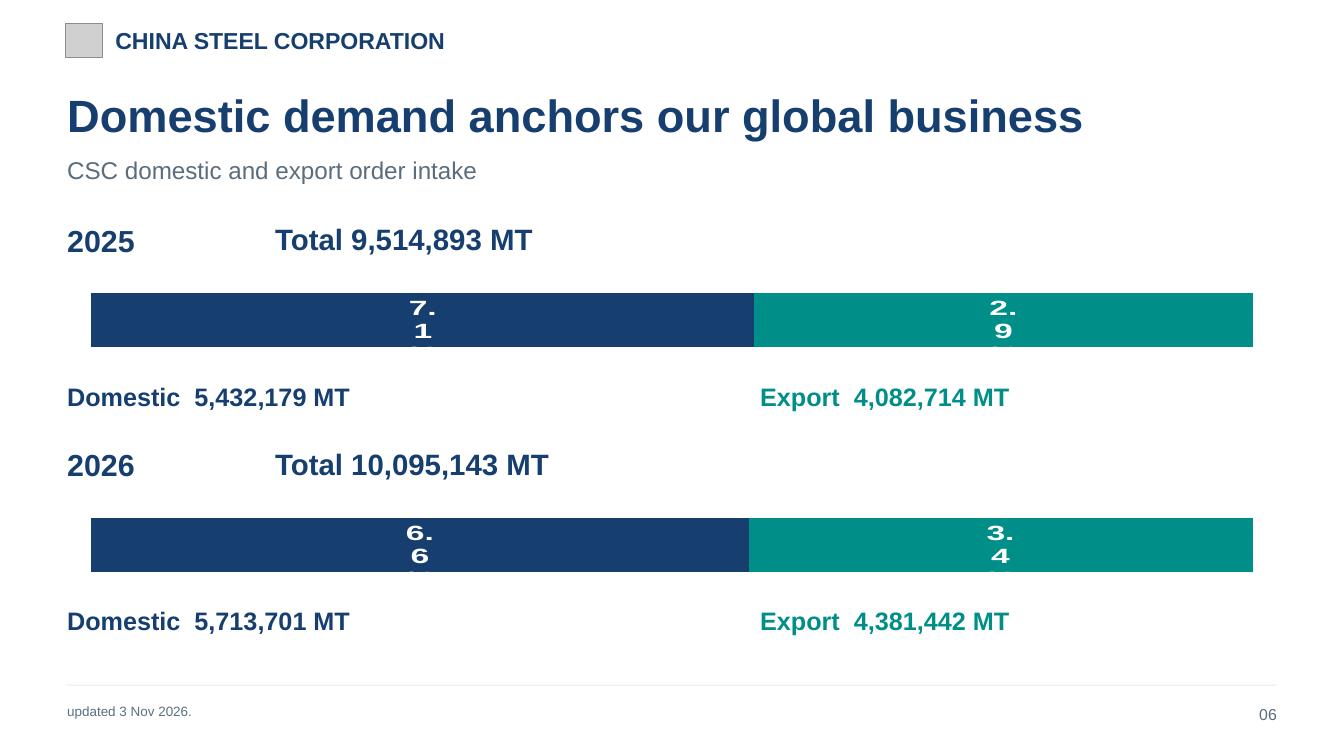
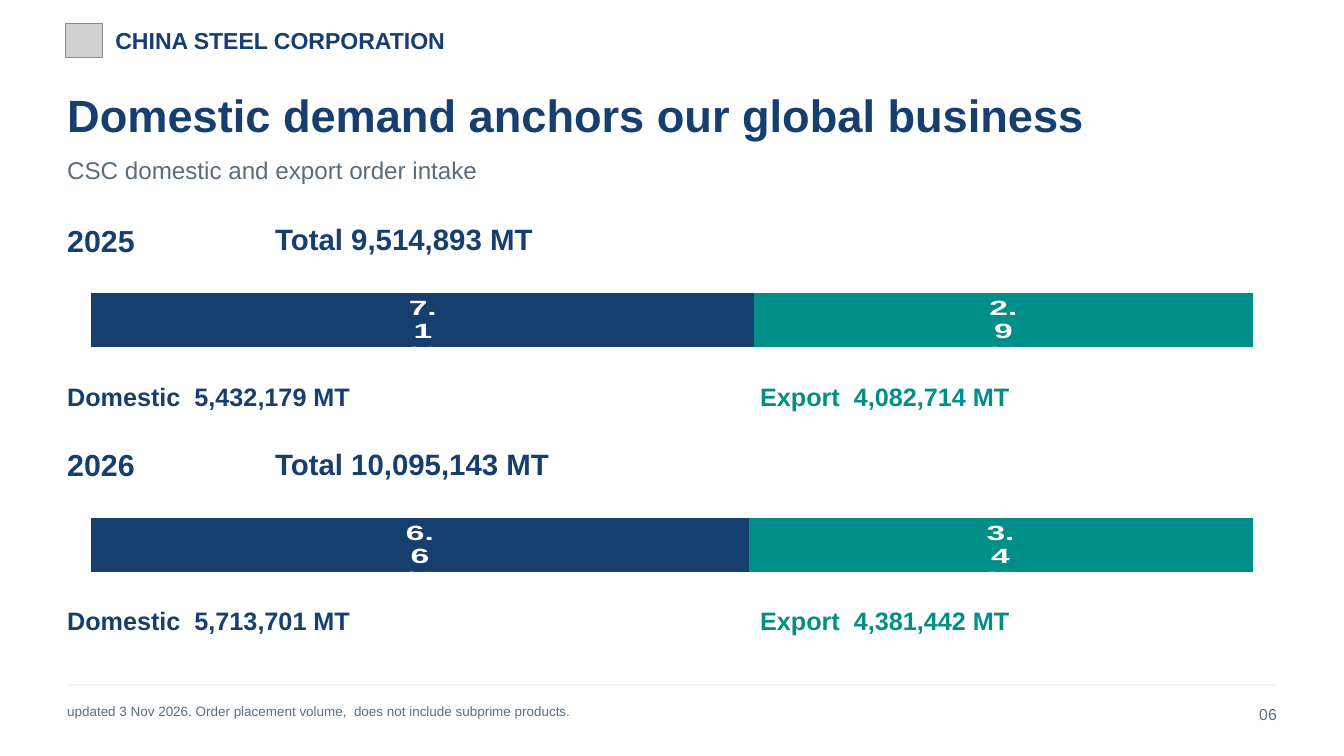
Before and after one commit to evawang0328/csc-germany-uk-trip-2026, a slide deck: slide 7 of CSC_Europe_Nov2026_20261109.pptx. Drawn at 1344x756 pixels with LibreOffice and Linux fonts; fonts in the diff are those of the drawing; grey boxes stand for pictures. Boxes give left, top, right and bottom in pixels: in the first picture for what was removed or moved away, otherwise in the second. Text is boxed around its words. In the diff, an @@ line names an element or a change of style, - is before the commit and + after.

```diff
--- a/CSC_Europe_Nov2026_20261109.pptx
+++ b/CSC_Europe_Nov2026_20261109.pptx
@@ text at bbox=[67, 706, 570, 719]: text changed @@
-updated 3 Nov 2026.
+updated 3 Nov 2026. Order placement volume, does not include subprime products.
```
Also in this commit, not shown: 4 other slides changed, 2 slides added, 1 other file.
